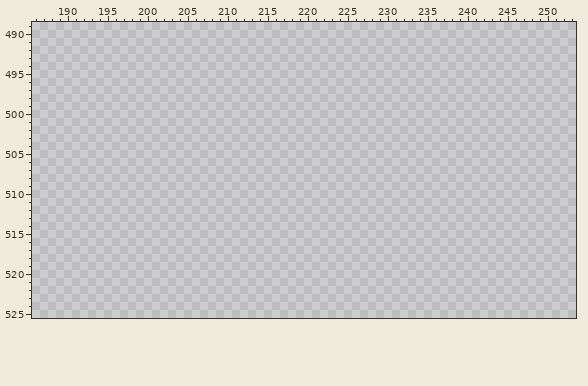
Pixel-art file -- demos/art/gui/golden.ase. The first picture shows the starting point.
848x669 pixels, 1 frame. Colours within 5 levels of each other are drawn and written as one. Shown: x 186..253, y 489..525.
Once edited:
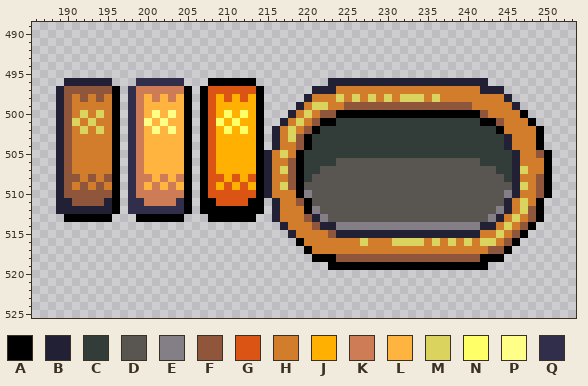
Palette (. is transparent): A #000000  B #222034  C #323c39  D #595652  E #847e87  F #8f563b  G #db5414  H #d27d2c  J #ffb000  K #ce7c55  L #ffb43f  M #dad45e  N #ffff67  P #ffff87  Q #312e4b
From old to new:
Changed rows in their new state; - is an unchanged pixel.
first column x 189:
496 -BBBBBB---QQQQQQ---AAAAAA---------BBBBBBBBBBBBBBBBBBBB--------
497 BFFFFFFA-QKKKKKKA-AGGGGGGA------BBBHHHHHHHHHHHHHHHHHHBBB------
498 BFHFHFHA-QKLKLKLA-AGJGJGJA-----BHHHMHMHMHMHMMMHMHHHHHHHHB-----
499 BFHHHHHA-QKLLLLLA-AGJJJJJA----BHMMHHFFFFFFFFFFFFFFFFHHHHHB----
500 BFHMHMHA-QKLPLPLA-AGJNJNJA---BHMHFFAAAAAAAAAAAAAAAAAAFHHHHA---
501 BFMHMHHA-QKPLPLLA-AGNJNJJA--BHMHFAACCCCCCCCCCCCCCCCCCAAFHHHA--
502 BFHMHMHA-QKLPLPLA-AGJNJNJA-BHMHFACCCCCCCCCCCCCCCCCCCCCCAHHHHA-
503 BFHHHHHA-QKLLLLLA-AGJJJJJA-BHMFACCCCCCCCCCCCCCCCCCCCCCCCBHHHA-
504 BFHHHHHA-QKLLLLLA-AGJJJJJA-BHHFACCCCCCCCCCCCCCCCCCCCCCCCBHHHA-
505 BFHHHHHA-QKLLLLLA-AGJJJJJABHMHACCCCCCCCCCCCCCCCCCCCCCCCCCBHHFA
506 BFHHHHHA-QKLLLLLA-AGJJJJJABHHFACCCCDDDDDDDDDDDDDDDDDDCCCCBHHHA
507 BFHHHHHA-QKLLLLLA-AGJJJJJABHMFACCDDDDDDDDDDDDDDDDDDDDDDCCBMHHA
508 BFFHFHFA-QKKLKLKA-AGGJGJGABHHFACDDDDDDDDDDDDDDDDDDDDDDDDCBHHFA
509 BFHFHFHA-QKLKLKLA-AGJGJGJABHMFADDDDDDDDDDDDDDDDDDDDDDDDDDBMHFA
510 BFFFFFFA-QKKKKKKA-AGGGGGGABHHHAEDDDDDDDDDDDDDDDDDDDDDDDDEBHHFA
511 BBFFFFBA-QQKKKKQA-AAGGGGAA-BHHFADDDDDDDDDDDDDDDDDDDDDDDDBHMHA-
512 BBBBBBBA-QQQQQQQA-AAAAAAAA-BHHHAEDDDDDDDDDDDDDDDDDDDDDDEBHMFA-
513 -AAAAAA---AAAAAA---AAAAAA--BHHHFBEDDDDDDDDDDDDDDDDDDDDEBHMHFA-
514 ----------------------------BHHHFBBEEEEEEEEEEEEEEEEEEBBHMHFA--
515 -----------------------------BHHHHFBBBBBBBBBBBBBBBBBBHHMHFA---
516 ------------------------------AHHHHHHHMHHHMMMMHMHMHMHMMHFA----
517 -------------------------------AHHHHHHHHHHHHHHHHHHHHHHFFA-----
518 --------------------------------AAAFFFFFFFFFFFFFFFFFFAAA------
519 ----------------------------------AAAAAAAAAAAAAAAAAAAA--------
Where, in picture pixels (left, top, right, bottom), the same in both pictures:
added: (56, 78, 552, 270)
